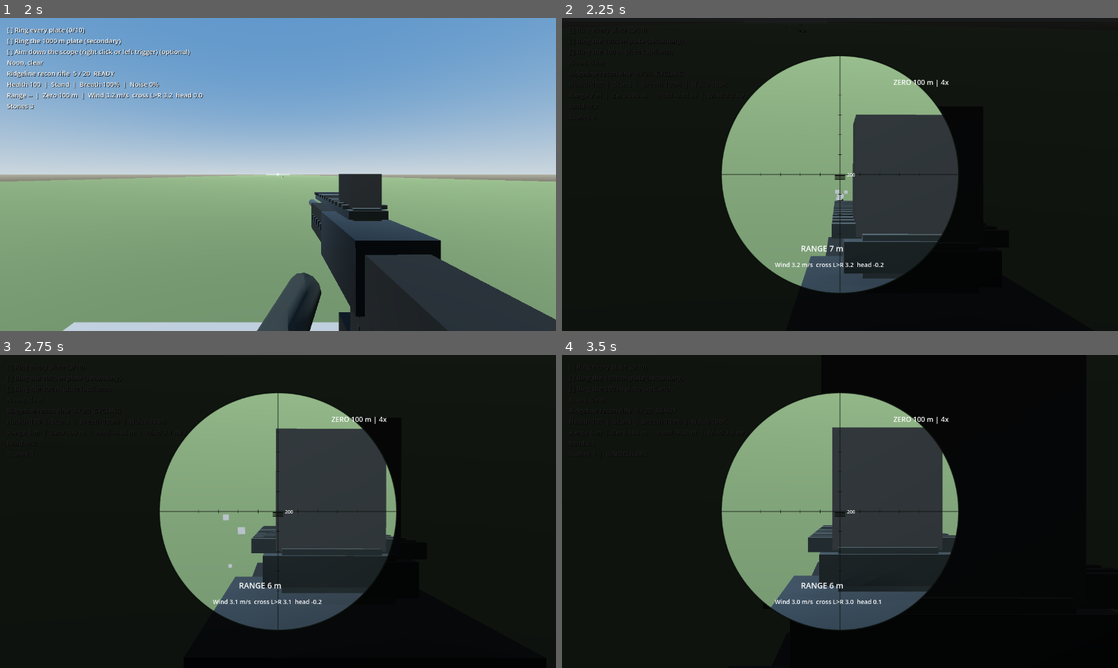
Above: before the commit, frames 1-4 (two rows, left to right).
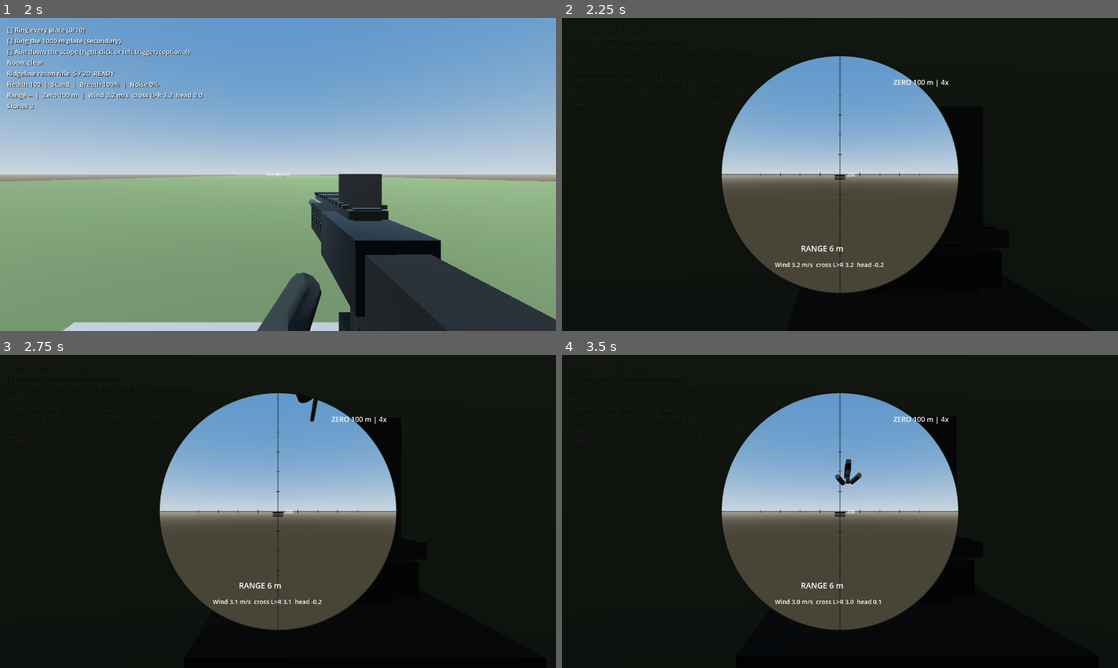
Above: after the commit, the same moments.

Repository: adam656677-oss/sniper
Game: Godot game, scene res://scenes/ui/main_menu.tscn
Same seed, same stepped clock (60 frames per second), same inputs: the game is played once before the commit and once after it.
Inputs (mouse positions are in pixels of both pictures, inside the frame that each line leads up to):
- Up to frame 1 (2 s): click "Missions" at 0.5 s; click "Shooting range" at 1.25 s
- Up to frame 2 (2.25 s): tap Enter at 2 s; move the mouse to (867, 174) at 2.02 s; hold W (move_forward) from 2.03 s (still down); hold Right mouse button (aim) from 2.03 s (still down); click (867, 174) at 2.17 s
- Up to frame 3 (2.75 s): keep holding W (move_forward); keep holding Right mouse button (aim)
- Up to frame 4 (3.5 s): keep holding W (move_forward); move the mouse to (812, 511) at 2.77 s; release Right mouse button (aim) at 2.78 s; tap B (binoculars) at 2.85 s

Frame 1 is identical in both runs. In frame 2, 25% of the frame differs, in the area x 28-72%, y 12-88%; in frame 3, 24%; in frame 4, 25%.
Error after the commit: Parse Error: Cannot infer the type of "distance" variable because the value doesn't have a set type. (res://scenes/takedown_controller.gd:53)

Commit message:
Avoid eager enemy/player class dependencies in takedown controller

Diff:
--- a/scenes/takedown_controller.gd
+++ b/scenes/takedown_controller.gd
@@ -11,13 +11,13 @@
 const KILL_AT_SECONDS := 0.58
 
 var mission: Node
-var player: Player
-var level: LevelBase
+var player: Variant
+var level: Variant
 var return_camera: Camera3D
 var cinematic_camera: Camera3D
 var hud_layer: CanvasLayer
-var viewmodel: WeaponViewmodel
-var target: Enemy
+var viewmodel: Variant
+var target: Variant
 var active := false
 var elapsed := 0.0
 var kill_applied := false
@@ -41,14 +41,14 @@
 	cinematic_camera.current = false
 	add_child(cinematic_camera)
 
-func candidate() -> Enemy:
+func candidate() -> Variant:
 	if not player or not level or player.carrying:
 		return null
-	var best: Enemy
+	var best: Variant = null
 	var best_distance := MAX_RANGE
 	for item in level.enemies:
-		var enemy := item as Enemy
-		if enemy == null or not enemy.is_alive() or enemy.state == Enemy.State.ALERT or enemy.state == Enemy.State.FLEE:
+		var enemy = item
+		if enemy == null or not enemy.is_alive() or enemy.state == 3 or enemy.state == 5:
 			continue
 		var distance := player.global_position.distance_to(enemy.global_position)
 		if distance > best_distance:
@@ -126,7 +126,7 @@
 	if level and is_instance_valid(level):
 		level.set_physics_process(level_was_processing)
 	for entry in enemy_processing:
-		var enemy: Enemy = entry.enemy
+		var enemy = entry.enemy
 		if is_instance_valid(enemy):
 			enemy.set_physics_process(bool(entry.enabled))
 	enemy_processing.clear()
